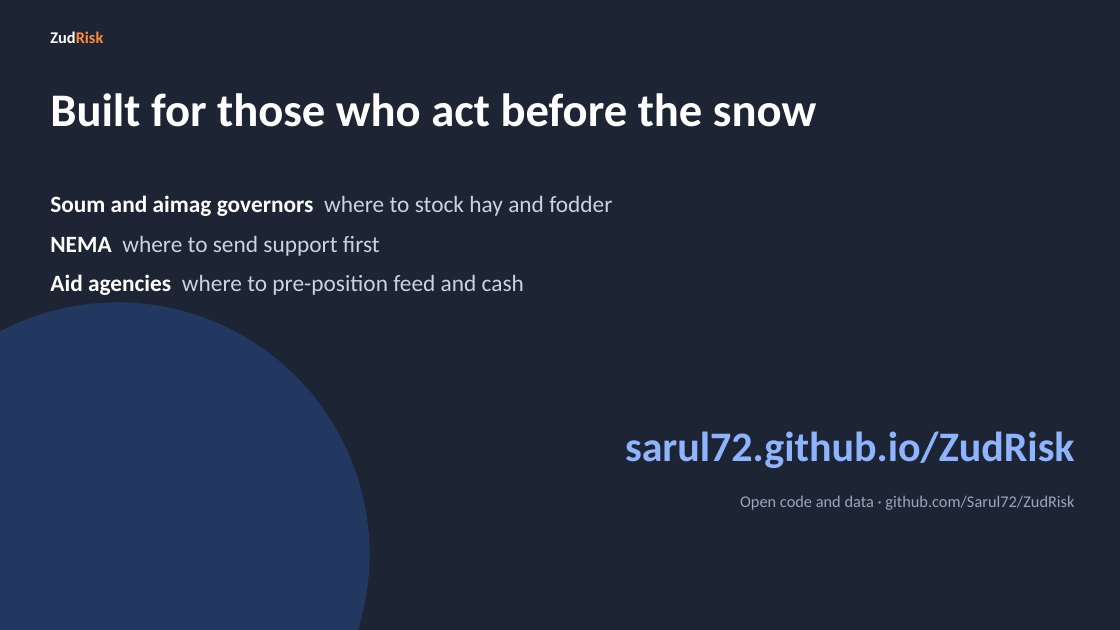
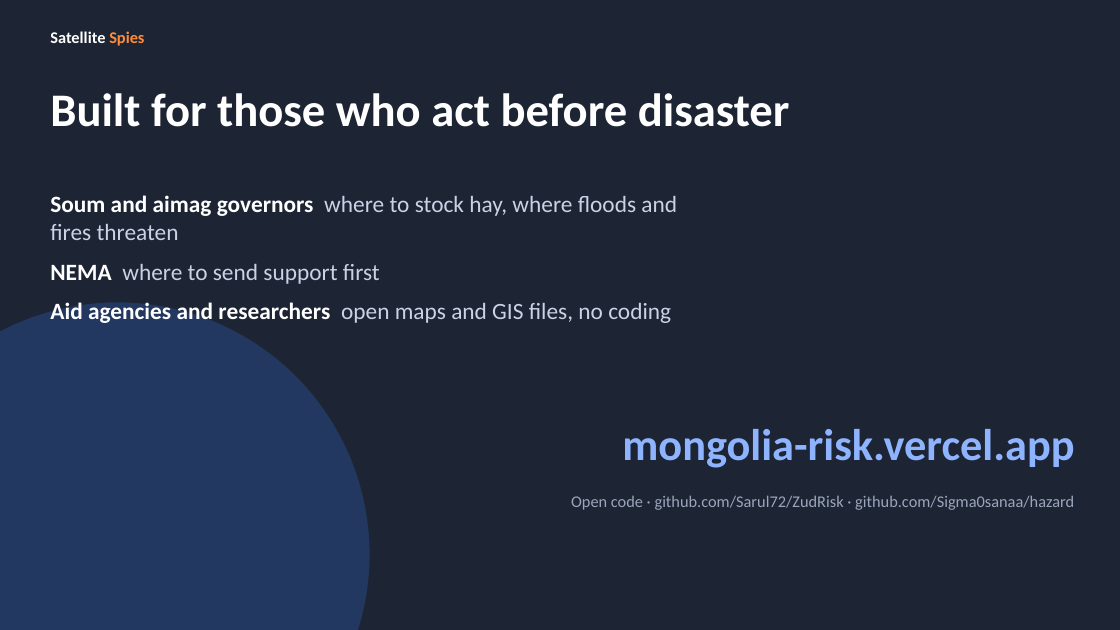
Before and after one commit to Sarul72/ZudRisk, a slide deck: slide 7 of docs/pitch/zudrisk-pitch.pptx. Drawn at 1120x630 pixels with LibreOffice and Linux fonts; fonts in the diff are those of the drawing. Boxes give left, top, right and bottom in pixels: in the first picture for what was removed or moved away, otherwise in the second. Text is boxed around its words. In the diff, an @@ line names an element or a change of style, - is before the commit and + after.

```diff
--- a/docs/pitch/zudrisk-pitch.pptx
+++ b/docs/pitch/zudrisk-pitch.pptx
@@ text at (x1=50, y1=31, x2=144, y2=46): text changed; text colour #FD8D3C to #FFFFFF @@
-ZudRisk
+Satellite Spies
@@ text at (x1=50, y1=93, x2=790, y2=127): text changed @@
-Built for those who act before the snow
+Built for those who act before disaster
@@ text at (x1=50, y1=195, x2=677, y2=240): text changed @@
-Soum and aimag governors where to stock hay and fodder
+Soum and aimag governors where to stock hay, where floods and fires threaten
@@ text at (x1=50, y1=299, x2=671, y2=325): text changed @@
-Aid agencies where to pre-position feed and cash
+Aid agencies and researchers open maps and GIS files, no coding
@@ text at (x1=622, y1=429, x2=1074, y2=468): text changed; size 36 to 38 pt @@
-sarul72.github.io/ZudRisk
+mongolia-risk.vercel.app
@@ text at (x1=571, y1=495, x2=1074, y2=510): text changed @@
-Open code and data · github.com/Sarul72/ZudRisk
+Open code · github.com/Sarul72/ZudRisk · github.com/Sigma0sanaa/hazard
```
Also in this commit, not shown: 4 other slides changed, 2 slides added, 2 slides removed, 8 other files.
